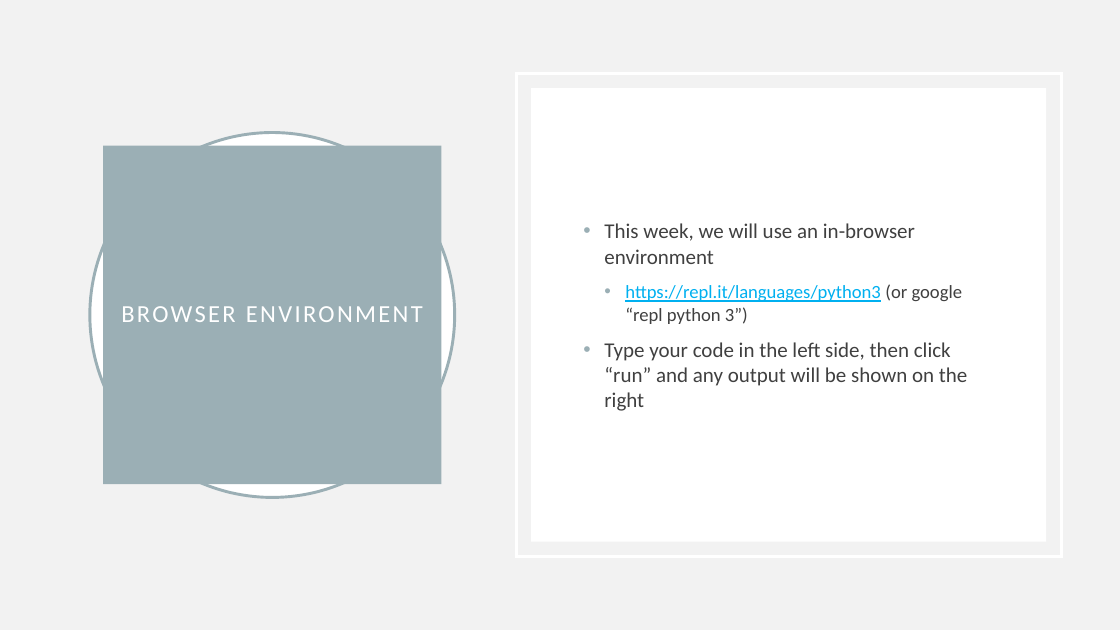
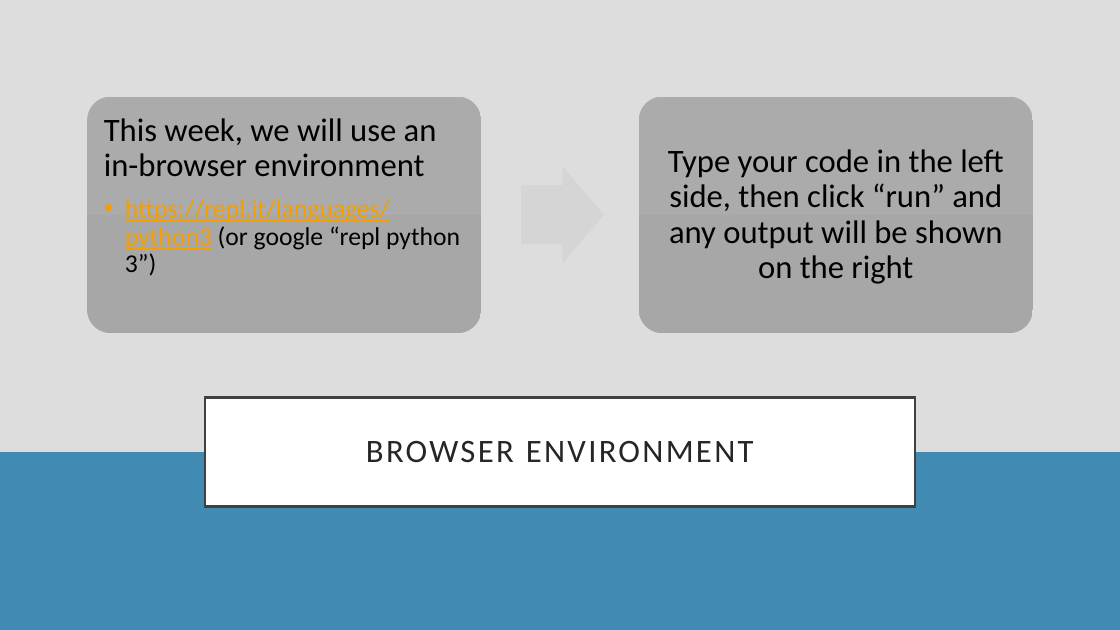
Before and after one commit to rsera/Junior-Knights, a slide deck: slide 4 of Python Day 1 IO.pptx (slide 3 before the commit). Drawn at 1120x630 pixels with LibreOffice and Linux fonts; fonts in the diff are those of the drawing. Boxes give left, top, right and bottom in pixels: in the first picture for what was removed or moved away, otherwise in the second. Text is boxed around its words. In the diff, an @@ line names an element or a change of style, - is before the commit and + after.

```diff
--- a/Python Day 1 IO.pptx
+++ b/Python Day 1 IO.pptx
@@ background #F2F2F2 to #DDDDDD @@
@@ rectangle added at bbox=[0, 0, 1120, 452], fill #DDDDDD @@
@@ rectangle removed at bbox=[516, 73, 1061, 557] @@
@@ rectangle removed at bbox=[531, 88, 1046, 542] @@
@@ group added at bbox=[87, 97, 1033, 333]: 2 rounded rectangles, 1 text, 1 right arrow @@
+This week, we will use an in-browser environment
+  • https://repl.it/languages/python3 (or google “repl python 3”)
@@ text "Type your code in the ...": place and size @@
-text "Type your code in the ..." at bbox=[604, 223, 967, 411]
+text "Type your code in the ..." at bbox=[668, 149, 1004, 284]
@@ text "Type your code in the ..." at bbox=[668, 149, 1004, 284]: size 18 to 28 pt, text colour #404040 to #000000; alignment left to centre; bullet • to none; line spacing 1 to 0.9 @@
@@ ellipse removed at bbox=[90, 133, 455, 497] @@
@@ text at bbox=[604, 223, 963, 324]: paragraphs removed @@
-• This week, we will use an in-browser environment
-  • https://repl.it/languages/python3 (or google “repl python 3”)
@@ title "BROWSER ENVIRONMENT": place and size @@
-title "BROWSER ENVIRONMENT" at bbox=[103, 146, 442, 485]
+title "BROWSER ENVIRONMENT" at bbox=[205, 397, 915, 507]
@@ title "BROWSER ENVIRONMENT" at bbox=[205, 397, 915, 507]: size 21 to 28 pt, text colour #FFFFFF to #262626; fill #9BAFB5 to #FFFFFF; outline none to #404040 2.5 pt @@
@@ rectangle added at bbox=[0, 452, 1120, 630], fill #418AB3 @@
```
Also in this commit, not shown: 20 other slides changed, 10 slides added, 4 other files.
